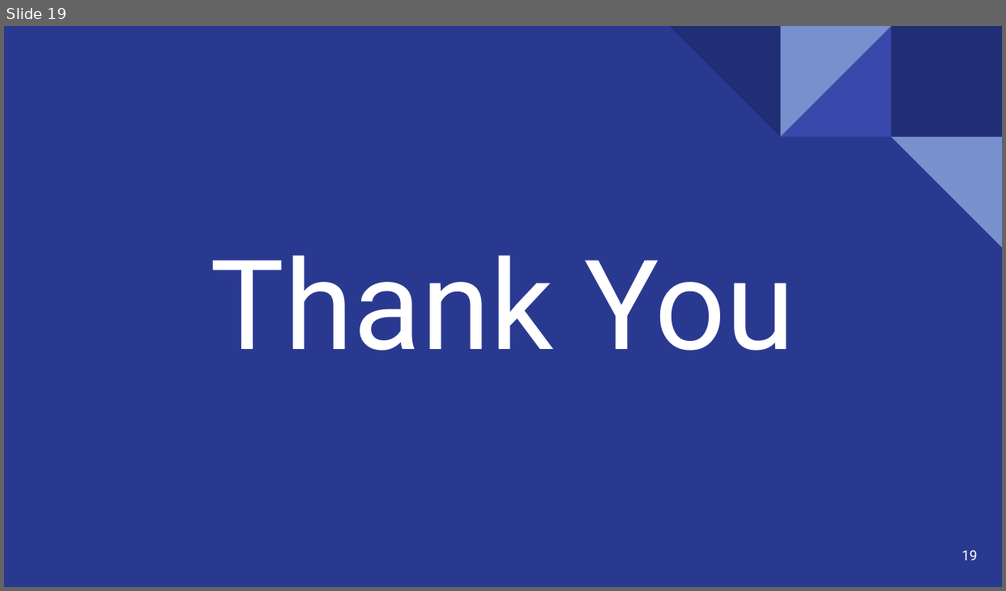
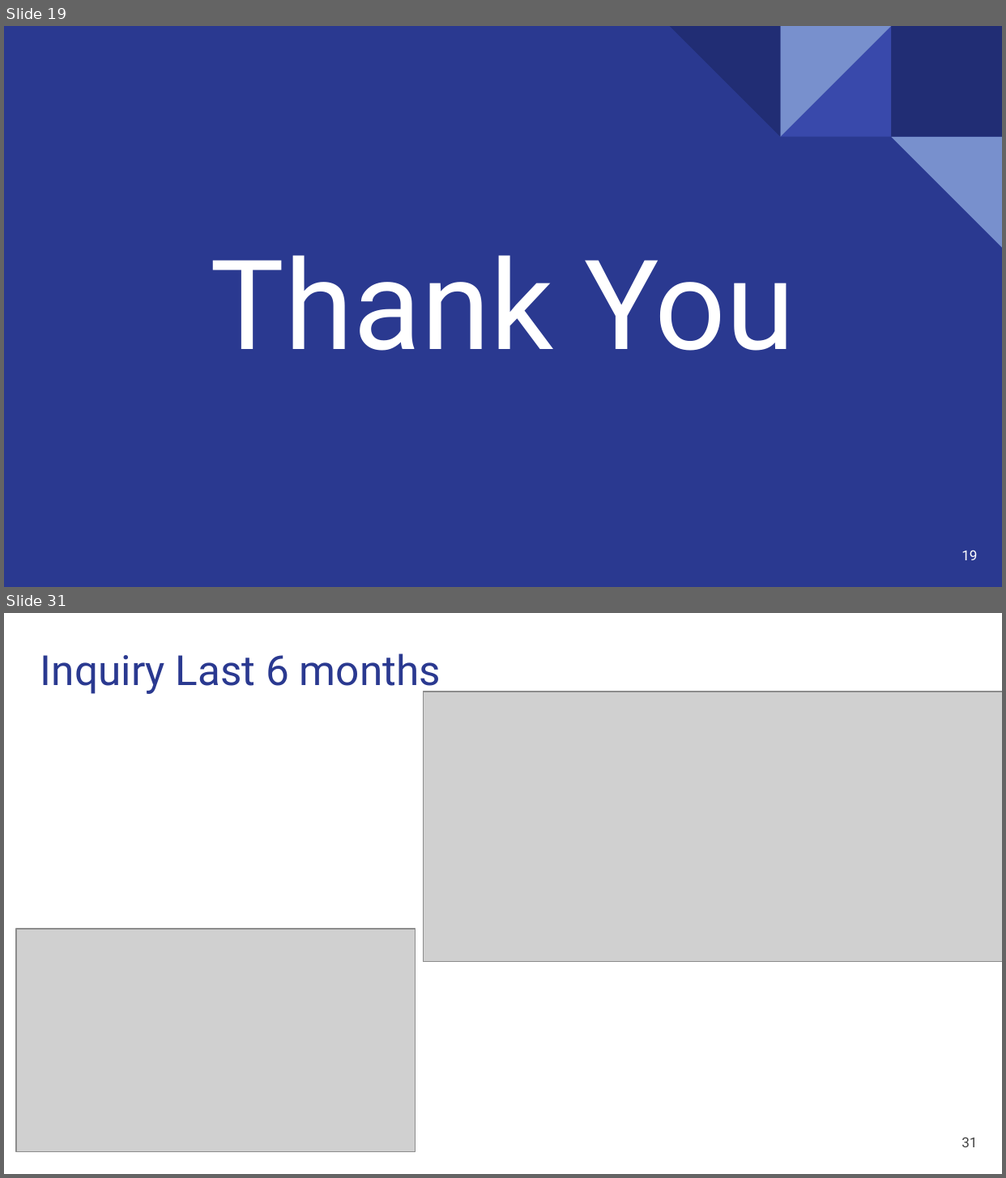
Before and after one commit to amaan2398/insights-into-lending-risks, a slide deck: docs/Amaan_Shaikh-Case_study-Insights_into_Lending_Risks .pptx. Shown one above the other, each under a label of ours: slide 19 before the commit, slides 19 and 31 after it; the slides between them are not shown. The pictures are 1006x591 and 1006x1178 pixels, drawn with LibreOffice and Linux fonts; fonts in the diff are those of the drawing; grey boxes stand for pictures. Boxes give left, top, right and bottom in pixels: in the first picture for what was removed or moved away, otherwise in the second. Text is boxed around its words. In the diff, an @@ line names an element or a change of style, - is before the commit and + after.

```diff
--- a/docs/Amaan_Shaikh-Case_study-Insights_into_Lending_Risks .pptx
+++ b/docs/Amaan_Shaikh-Case_study-Insights_into_Lending_Risks .pptx
@@ slide 31 added at (x1=4, y1=613, x2=1002, y2=1174), background #FFFFFF @@
@@ title added at (x1=40, y1=653, x2=441, y2=696), 30 pt, text #2A3990 @@
+Inquiry Last 6 months
@@ picture added at (x1=423, y1=692, x2=1002, y2=962) @@
@@ picture added at (x1=16, y1=930, x2=415, y2=1153) @@
@@ page number added at (x1=961, y1=1137, x2=977, y2=1148), 10 pt, text #434343 @@
+31
```
Also in this commit, not shown: 8 slides changed, 26 other slides added, 1 other file.
